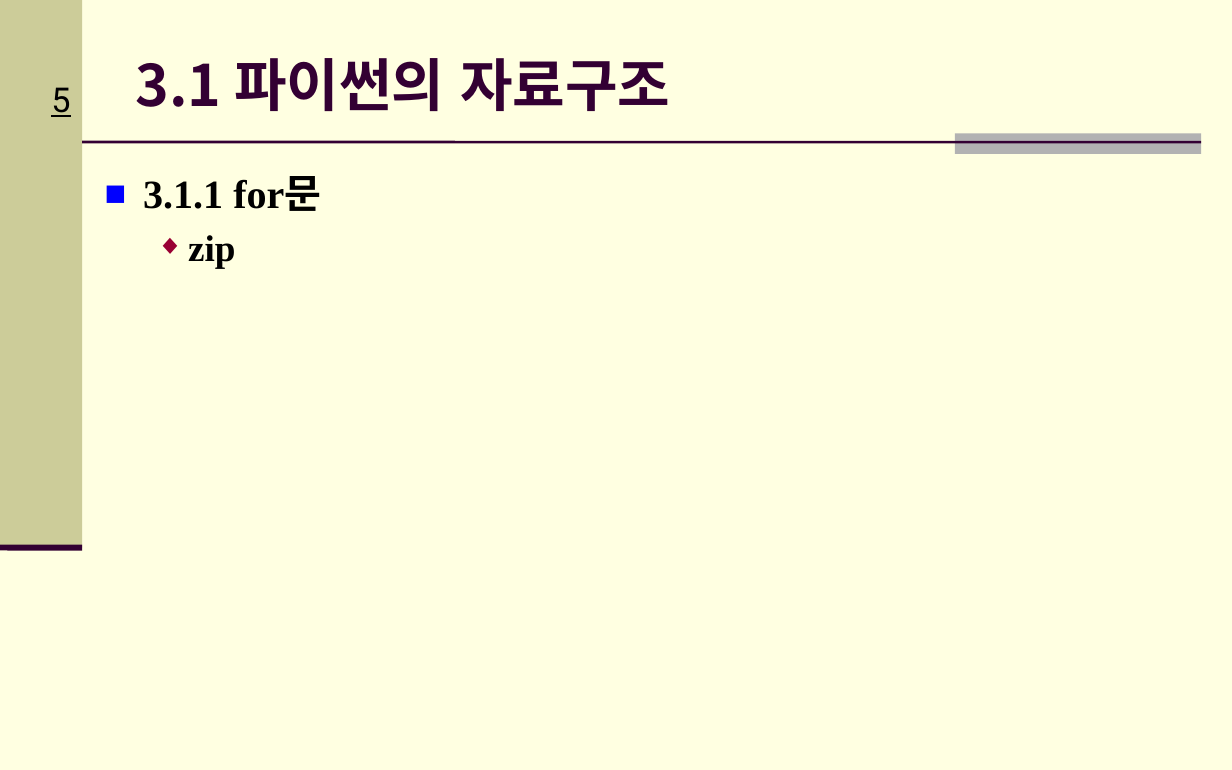
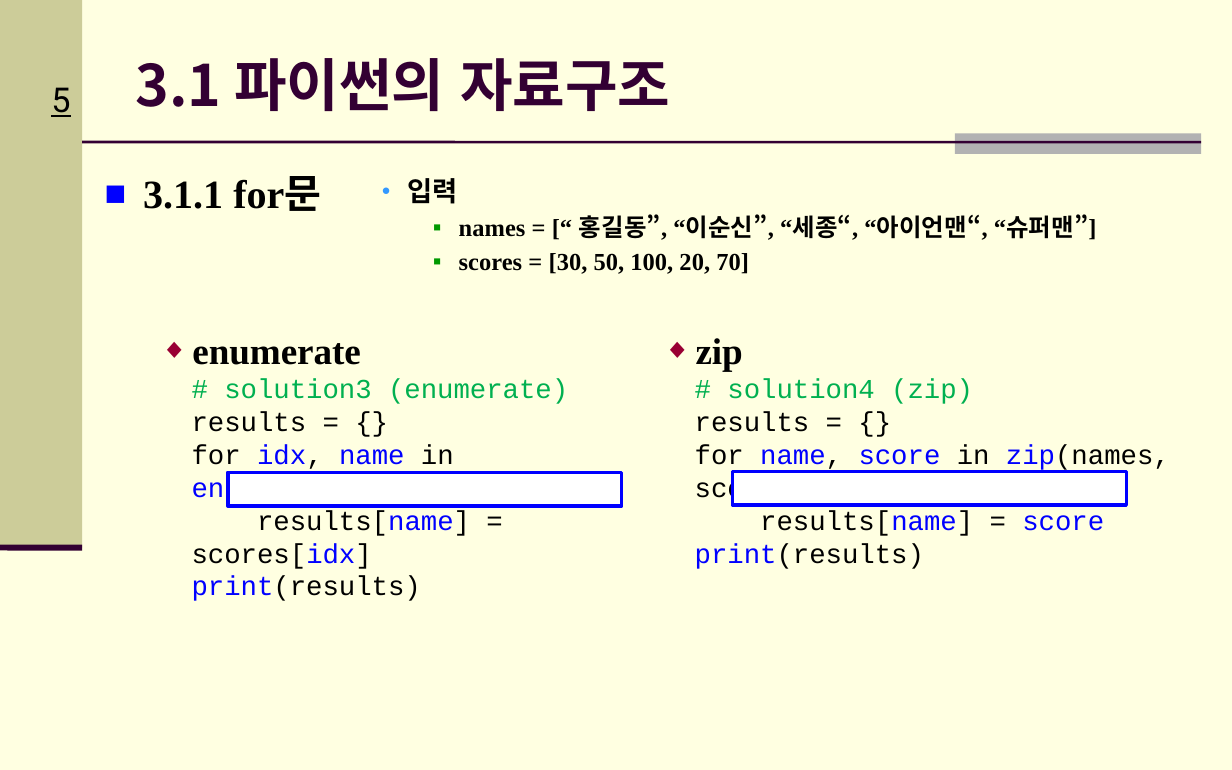
Before and after one commit to Hitbee-dev/OpenCV-Python, a slide deck: slide 5 of 2022-09-20/documents/CH_03_파이썬 기초_실습2.pptx. Drawn at 1232x770 pixels with LibreOffice and Linux fonts; fonts in the diff are those of the drawing; background and template pictures are left out. Boxes give left, top, right and bottom in pixels: in the first picture for what was removed or moved away, otherwise in the second. Text is boxed around its words. In the diff, an @@ line names an element or a change of style, - is before the commit and + after.

```diff
--- a/2022-09-20/documents/CH_03_파이썬 기초_실습2.pptx
+++ b/2022-09-20/documents/CH_03_파이썬 기초_실습2.pptx
@@ text added at (407,178,1097,274), 14.3 pt, text #000000, bold @@
+    ● 입력
+      ▪ names = [“ 홍길동”, “이순신”, “세종“, “아이언맨“, “슈퍼맨”]
+      ▪ scores = [30, 50, 100, 20, 70]
@@ text at (188,235,235,268): paragraph removed @@
-  ◆ zip
@@ text added at (192,343,360,365), 21.7 pt, text #000000, bold @@
+  ◆ enumerate
@@ text added at (696,338,743,372), 21.7 pt, text #000000, bold @@
+  ◆ zip
@@ text added at (192,379,568,601), 16 pt, text #000000 @@
+# solution3 (enumerate)
+results = {}
+for idx, name in enumerate(names):
+results[name] = scores[idx]
+print(results)
@@ text added at (695,379,1170,569), 16 pt, text #000000 @@
+# solution4 (zip)
+results = {}
+for name, score in zip(names, scores):
+results[name] = score
+print(results)
@@ rectangle added at (228,472,622,505), fill #FFFFFF, outline #0000FF 2 pt @@
@@ rectangle added at (732,472,1126,505), fill #FFFFFF, outline #0000FF 2 pt @@
```
Also in this commit, not shown: 1 other slide changed, 1 slide added, 1 slide removed, 1 other file.
